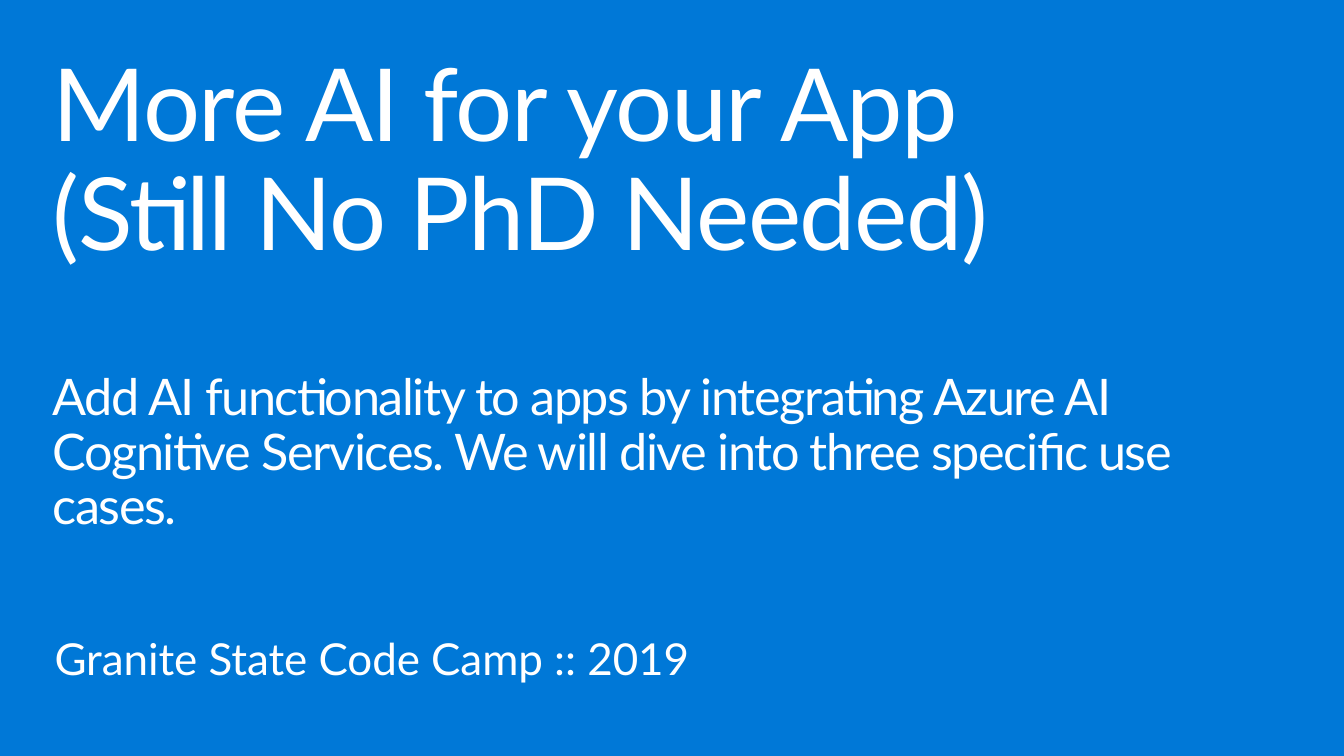
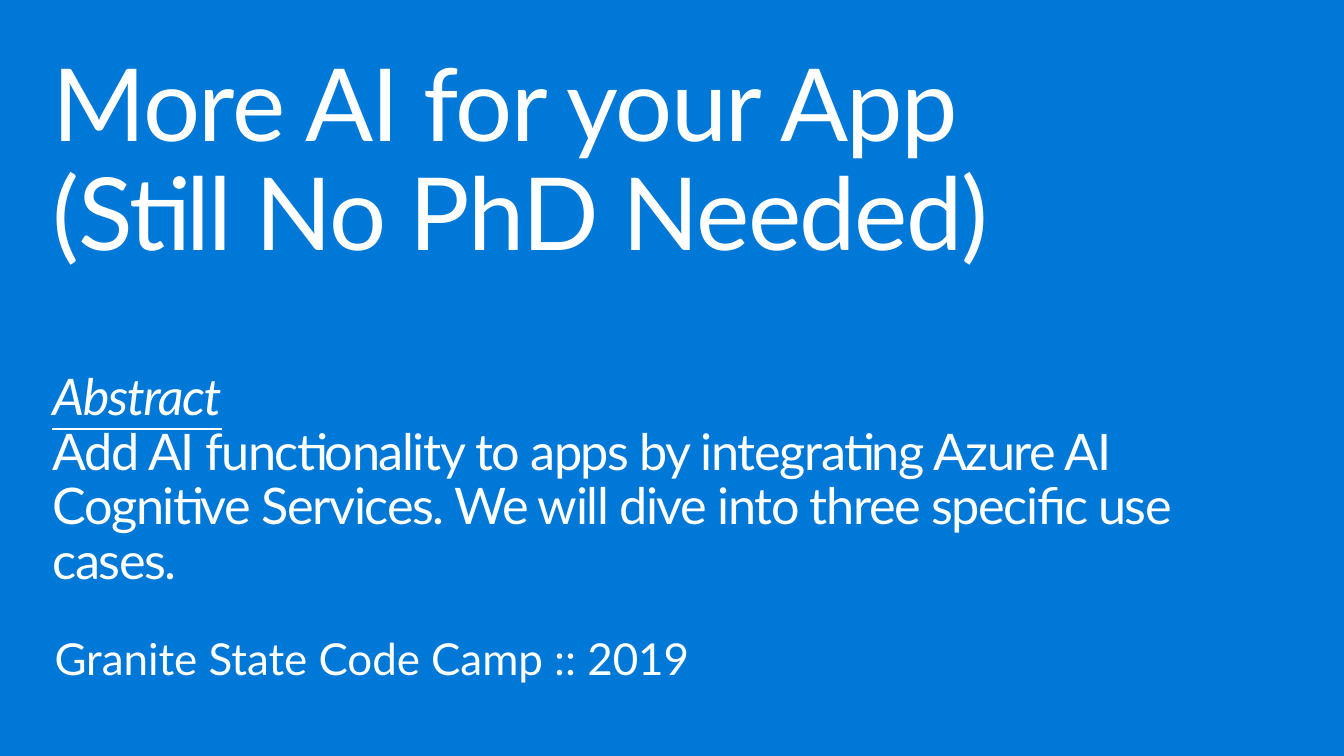
Before and after one commit to plzm/events, a slide deck: slide 1 of GraniteStateCodeCamp2019/gscc19-pelazem.pptx. Drawn at 1344x756 pixels with LibreOffice and Linux fonts; fonts in the diff are those of the drawing; background and template pictures are left out. Boxes give left, top, right and bottom in pixels: in the first picture for what was removed or moved away, otherwise in the second. Text is boxed around its words. In the diff, an @@ line names an element or a change of style, - is before the commit and + after.

```diff
--- a/GraniteStateCodeCamp2019/gscc19-pelazem.pptx
+++ b/GraniteStateCodeCamp2019/gscc19-pelazem.pptx
@@ text at (52,378,221,416): paragraph added @@
+Abstract
```
Also in this commit, not shown: 1 other slide changed, 4 slides added.
